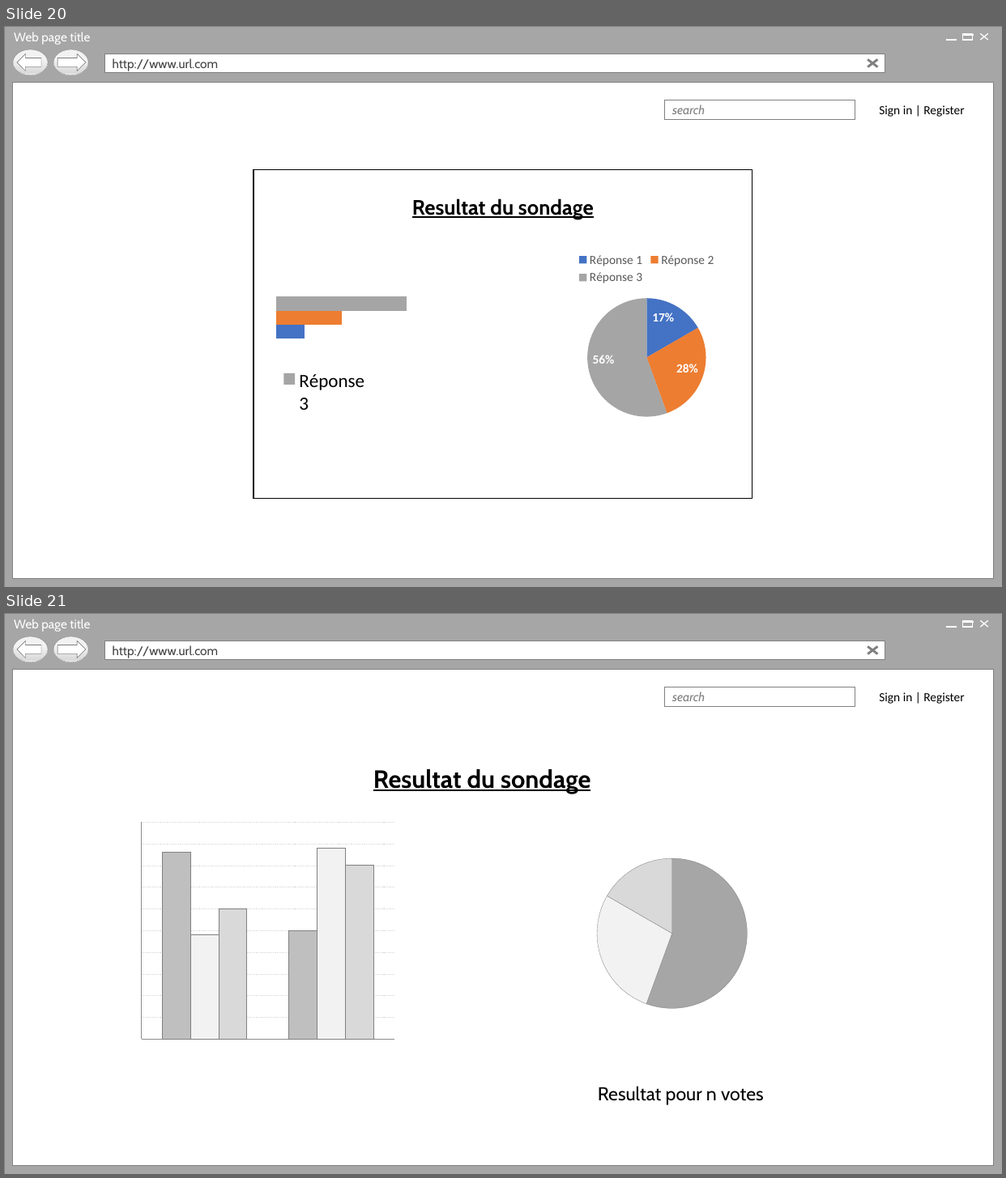
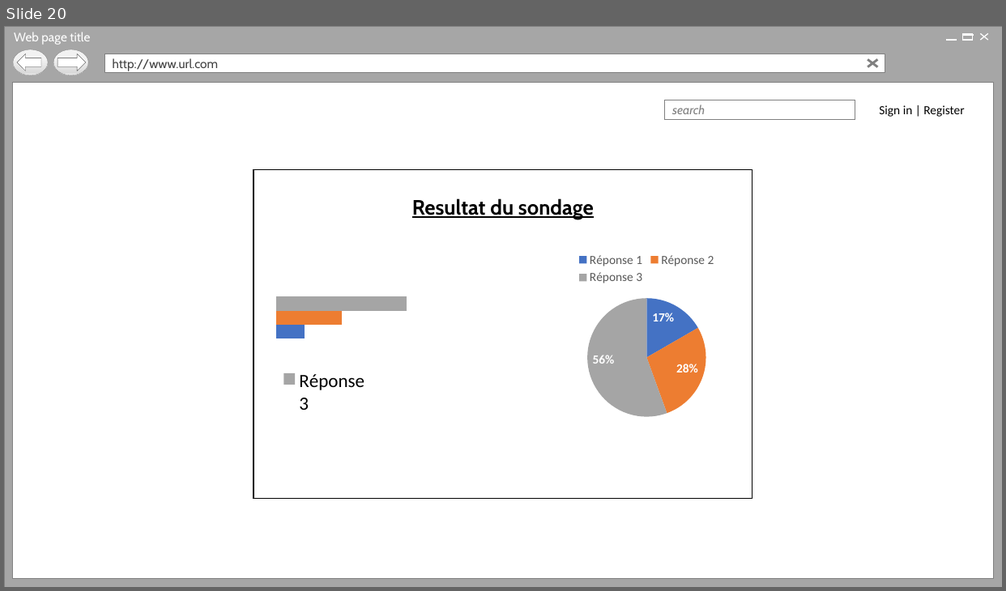
Before and after one commit to Holyz1988/PROJET1-ASP.NET, a slide deck: Page d’acceuil.pptx. Shown one above the other, each under a label of ours: slides 20 and 21 before the commit, slide 20 after it. The pictures are 1006x1178 and 1006x591 pixels, drawn with LibreOffice and Linux fonts; fonts in the diff are those of the drawing; background and template pictures are left out. Boxes give left, top, right and bottom in pixels: in the first picture for what was removed or moved away, otherwise in the second. Text is boxed around its words. In the diff, an @@ line names an element or a change of style, - is before the commit and + after.

```diff
--- a/Page d’acceuil.pptx
+++ b/Page d’acceuil.pptx
@@ slide 21 removed at [4, 613, 1002, 1174], background #FFFFFF; not listed: 17 template elements that a slide beside it also shows @@
@@ text removed at [373, 769, 590, 793] @@
-Resultat du sondage
@@ column chart removed at [137, 817, 400, 1043] @@
-categories: 1, 2
-Series 1: 98, 57
-Series 2: 55, 100
-Series 3: 68, 91
@@ pie chart removed at [578, 848, 766, 1019] @@
-categories: 1, 2, 3
-Series 1: 56, 28, 17
@@ text removed at [598, 1086, 764, 1105] @@
-Resultat pour n votes
```
Also in this commit, not shown: 19 slides changed.
